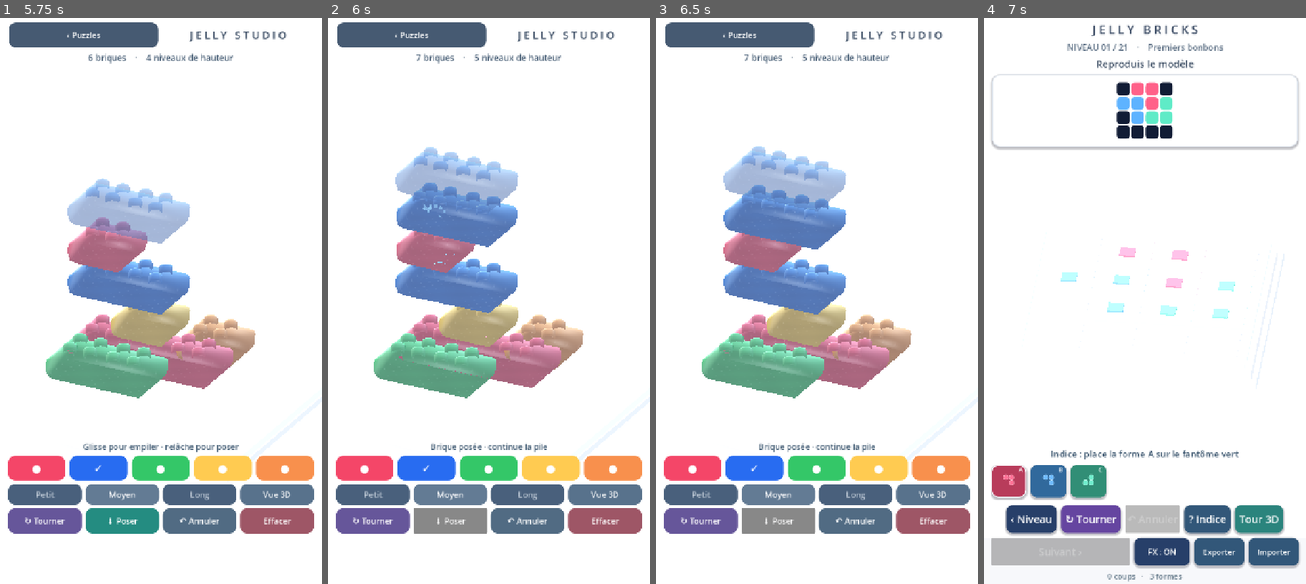
Above: before the commit, frames 1-4 (left to right).
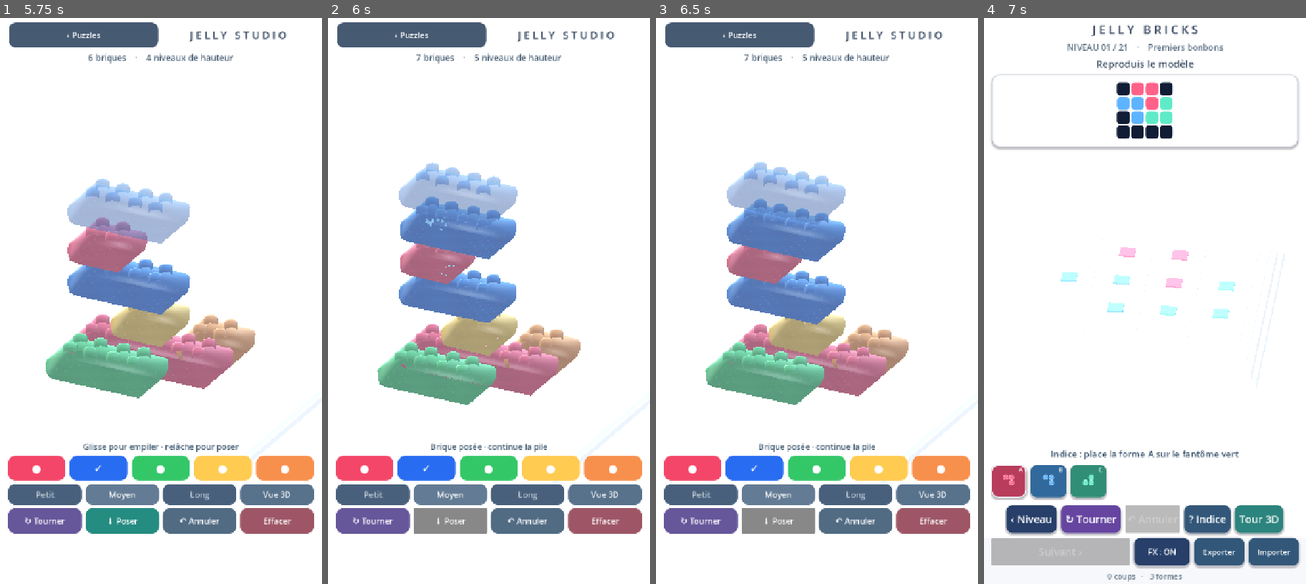
Above: after the commit, the same moments.

Repository: dbrckk/Jelly-bricks
Game: Godot game, scene res://scenes/main.tscn
Two runs of this game, one before a commit and one after it. Both use one fixed random seed, a clock stepped at 60 frames per second and the inputs below.
Inputs (mouse positions are in pixels of both pictures, inside the frame that each line leads up to):
- Up to frame 1 (5.75 s): click (25, 482) at 0.52 s; click (64, 482) at 1.27 s; click (103, 482) at 2.02 s; click "‹ Niveau" at 2.75 s; click "↻ Tourner" at 3.5 s; click "? Indice" at 4.25 s; click "Tour 3D" at 5 s
- Up to frame 2 (6 s): click "↓ Poser" at 5.75 s
- Up to frame 3 (6.5 s): no input
- Up to frame 4 (7 s): click "‹ Puzzles" at 6.5 s

Frame 1 is identical in both runs. In frame 2, 10% of the frame differs, in the area x 14-80%, y 22-69%; in frame 3, 10%; in frame 4, nothing differs.

Commit message:
feat(native): auto-frame tall Jelly towers in all three mobile product camera views

Diff:
--- a/native-godot/scripts/stack_mode.gd
+++ b/native-godot/scripts/stack_mode.gd
@@ -271,9 +271,18 @@
         Vector3(-9.5, 6.2, 10.2),
         Vector3(5.2, 13.5, 4.2)
     ]
-    host.camera.position = presets[camera_mode]
-    host.camera.size = 11.8 if camera_mode != 2 else 12.5
-    host.camera.look_at(Vector3(0.0, 1.6, 0.0))
+    # Auto-frame tall towers instead of clipping the 7th-9th layer.
+    # The original showcase composition remains unchanged at low height.
+    var stack_height: float = .8
+    for entry in bricks:
+        stack_height = maxf(stack_height,
+            float(int(entry["layer"]) + 1) * STEP + .50)
+    var target_height: float = maxf(1.6, stack_height * .44)
+    host.camera.position = presets[camera_mode] + Vector3(
+        0.0, target_height - 1.6, 0.0)
+    host.camera.size = maxf(11.8 if camera_mode != 2 else 12.5,
+        stack_height * 1.48 + 6.0)
+    host.camera.look_at(Vector3(0.0, target_height, 0.0))
     if camera_button != null:
         camera_button.text = ["Vue 3D", "Vue côté", "Vue dessus"][camera_mode]
 
@@ -437,6 +446,8 @@
         brick_nodes.append(piece)
     _refresh_preview()
     _refresh_labels()
+    if active:
+        _apply_camera()
 
 ## During a drag the shape and studs NEVER need reallocating.
 ## Reuse the same translucent node and shared ShaderMaterial until the user
@@ -526,6 +537,7 @@
     host._play_feedback("place", 23)
     _save()
     _refresh_preview()
+    _apply_camera()
     _refresh_labels("Brique posée · continue la pile")
 
 ## Find only bricks that geometrically support the new piece,
